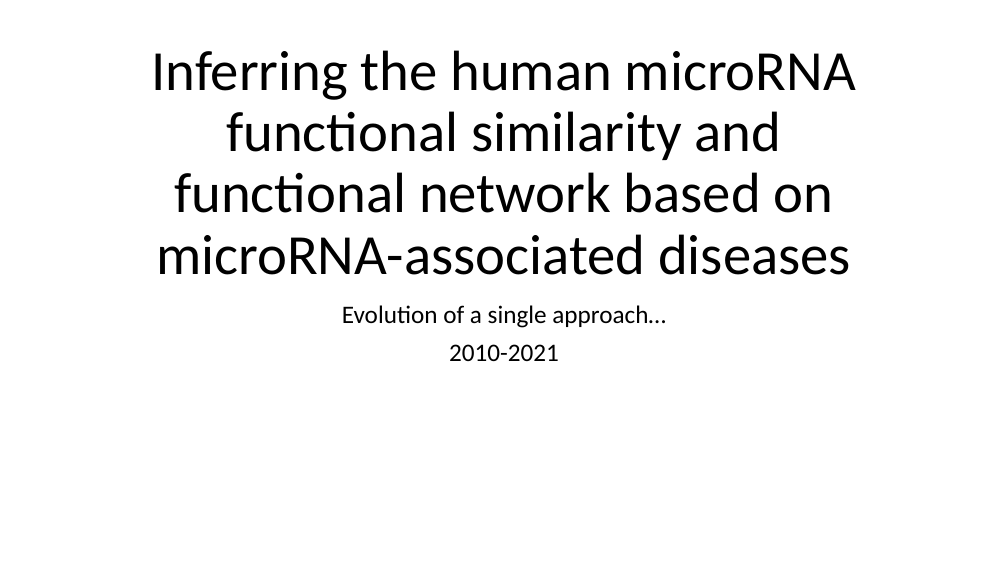
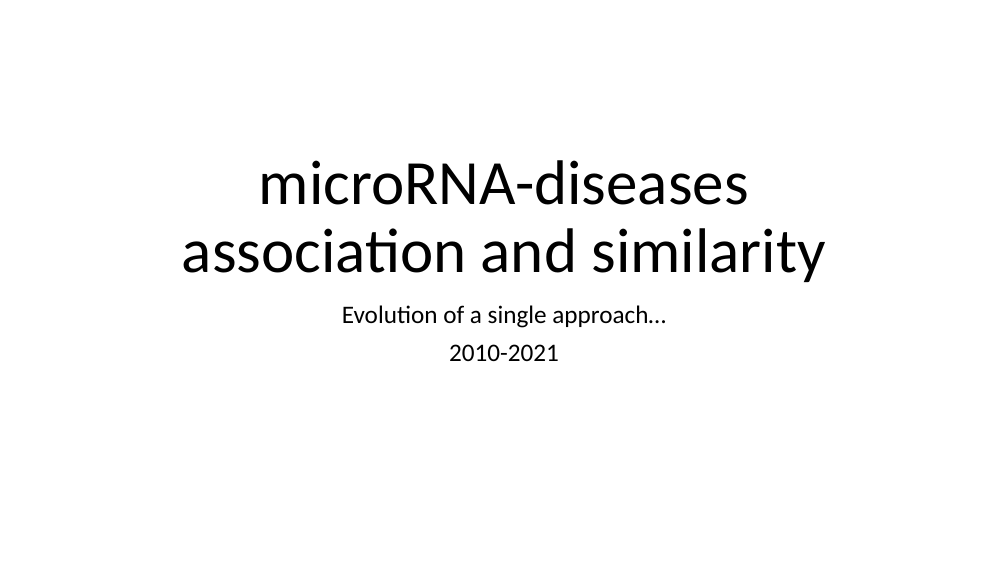
Before and after one commit to GuerreroVazquez/miRNA_small_tools, a slide deck: slide 1 of Presentations/JournalClub1.pptx (slide 2 before the commit). Drawn at 1008x567 pixels with LibreOffice and Linux fonts; fonts in the diff are those of the drawing. Boxes give left, top, right and bottom in pixels: in the first picture for what was removed or moved away, otherwise in the second. Text is boxed around its words. In the diff, an @@ line names an element or a change of style, - is before the commit and + after.

```diff
--- a/Presentations/JournalClub1.pptx
+++ b/Presentations/JournalClub1.pptx
@@ title at [182,160,825,282]: text changed; size 54 to 60 pt @@
-Inferring the human microRNA functional similarity and functional network based on microRNA-associated diseases
+microRNA-diseases
+association and similarity
```
Also in this commit, not shown: 5 other slides changed, 9 slides added, 3 slides removed, 1 other file.
